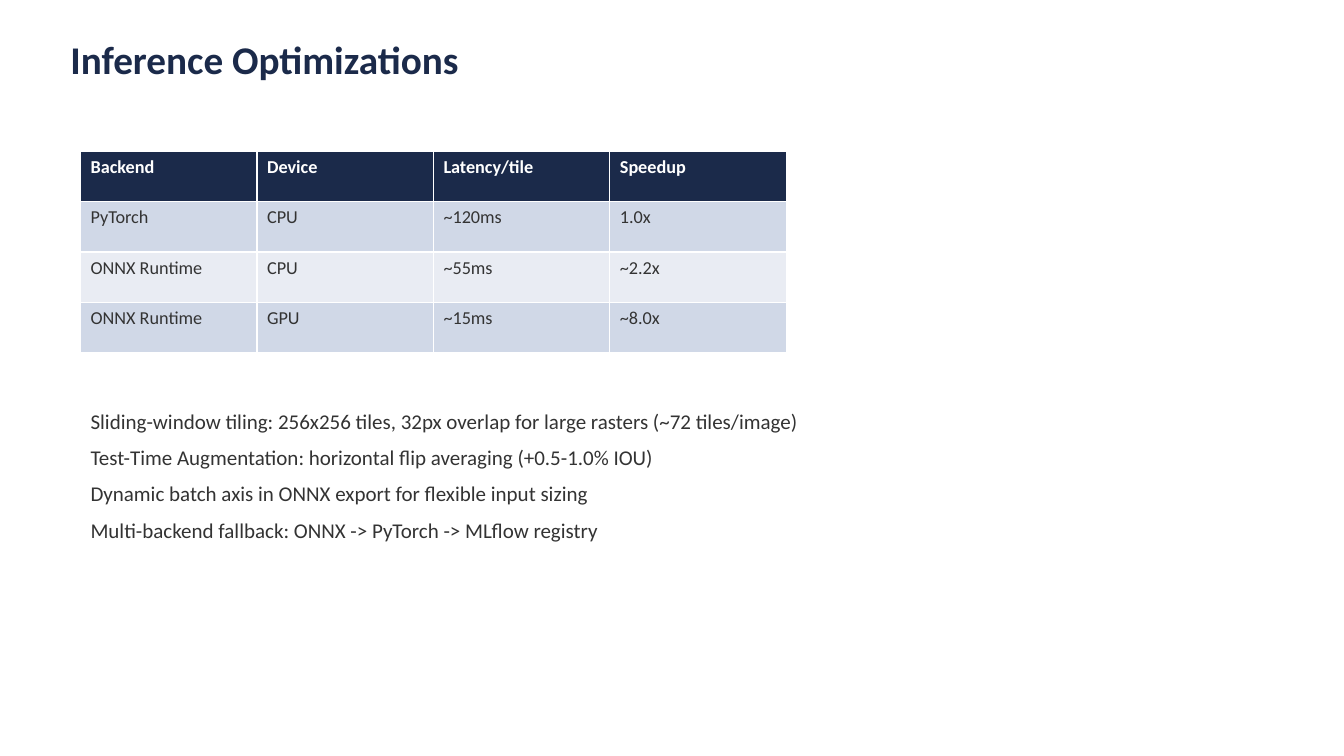
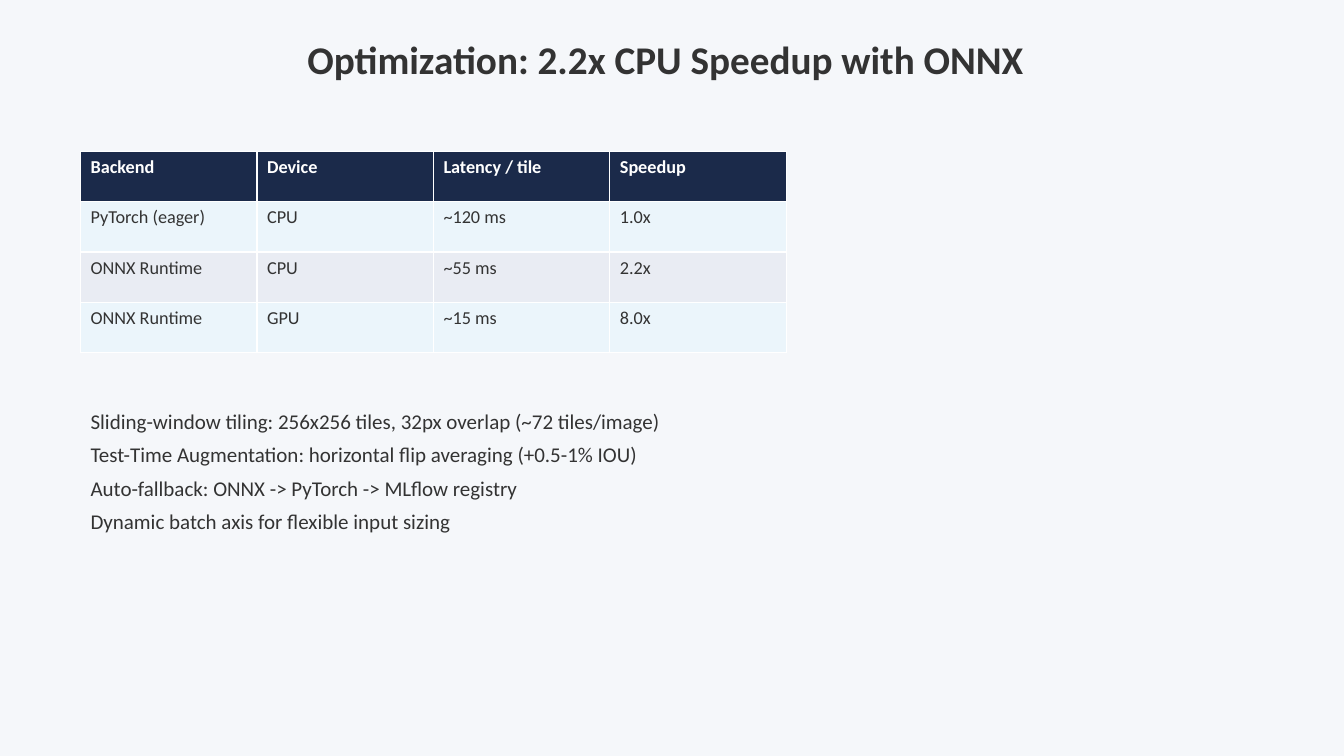
Before and after one commit to Angelgupta13/water-segementation, a slide deck: slide 5 of presentation.pptx. Drawn at 1344x756 pixels with LibreOffice and Linux fonts; fonts in the diff are those of the drawing. Boxes give left, top, right and bottom in pixels: in the first picture for what was removed or moved away, otherwise in the second. Text is boxed around its words. In the diff, an @@ line names an element or a change of style, - is before the commit and + after.

Commit message:
feat: update README, REPORT.md, and presentation for submission
README.md: restructured with accurate test count (15), fixed mlflow ui command, removed empty section, added CLI entry point, docker-compose usage, demo notebook reference.

REPORT.md: new comprehensive report with executive summary, assignment objectives table, evaluation criteria evidence, full 6-run hyperparameter grid, 3-split performance table, optimized benchmark, failure analysis, prioritized recommendations, MLOps table, and conclusion.

presentation.pptx: 8-slide deck with clean narrative flow (problem -> dataset -> architecture -> results -> optimization -> failure analysis -> MLOps -> recommendations). Dark navy theme, grouped by impact.

make_pptx.py: supports command-line output path argument.

.gitignore: add ~$*.pptx to exclude Office lock files.

```diff
--- a/presentation.pptx
+++ b/presentation.pptx
@@ background #FFFFFF to #F5F7FA @@
@@ text at bbox=[307, 46, 1024, 80]: text changed; text colour #1B2A4A to #333333 @@
-Inference Optimizations
+Optimization: 2.2x CPU Speedup with ONNX
@@ table at bbox=[81, 151, 786, 353] @@
-row 1, column 3: Latency/tile
+row 1, column 3: Latency / tile
-row 2, column 1: PyTorch
+row 2, column 1: PyTorch (eager)
-row 2, column 3: ~120ms
+row 2, column 3: ~120 ms
-row 3, column 3: ~55ms
+row 3, column 3: ~55 ms
-row 3, column 4: ~2.2x
+row 3, column 4: 2.2x
-row 4, column 3: ~15ms
+row 4, column 3: ~15 ms
-row 4, column 4: ~8.0x
+row 4, column 4: 8.0x
@@ fill #D0D8E8 to #EBF5FB in 8 cells @@
@@ text at bbox=[91, 414, 659, 533]: text changed @@
-Sliding-window tiling: 256x256 tiles, 32px overlap for large rasters (~72 tiles/image)
-Test-Time Augmentation: horizontal flip averaging (+0.5-1.0% IOU)
-Dynamic batch axis in ONNX export for flexible input sizing
-Multi-backend fallback: ONNX -> PyTorch -> MLflow registry
+Sliding-window tiling: 256x256 tiles, 32px overlap (~72 tiles/image)
+Test-Time Augmentation: horizontal flip averaging (+0.5-1% IOU)
+Auto-fallback: ONNX -> PyTorch -> MLflow registry
+Dynamic batch axis for flexible input sizing
```
Also in this commit, not shown: 6 other slides changed, 1 slide added, 1 slide removed, 4 other files.
